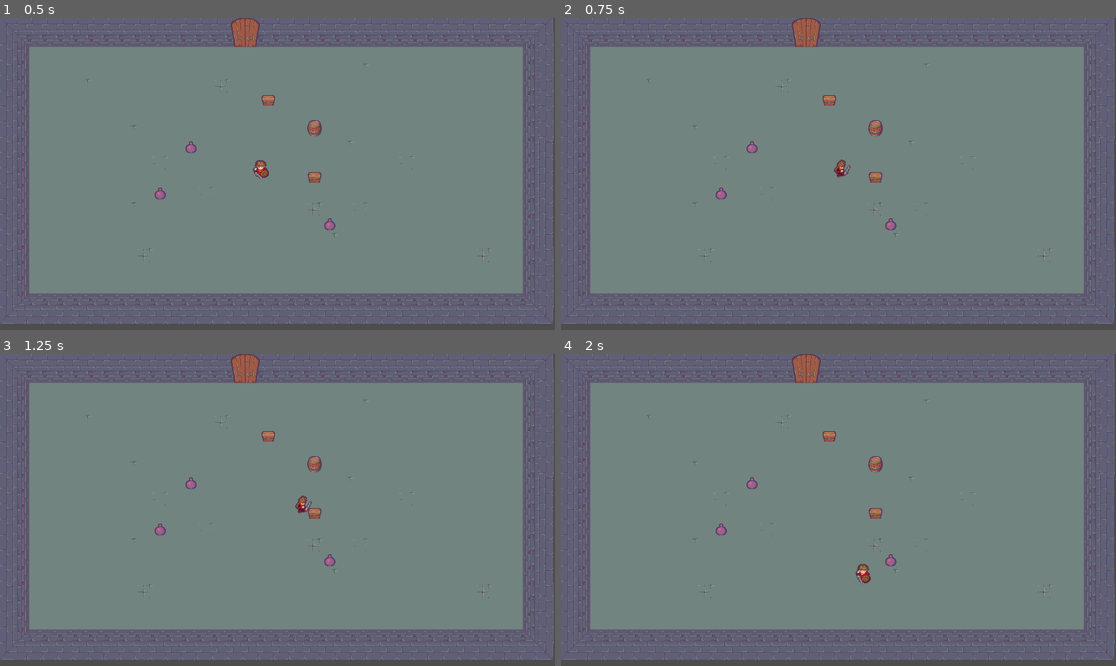
Above: before the commit, frames 1-4 (two rows, left to right).
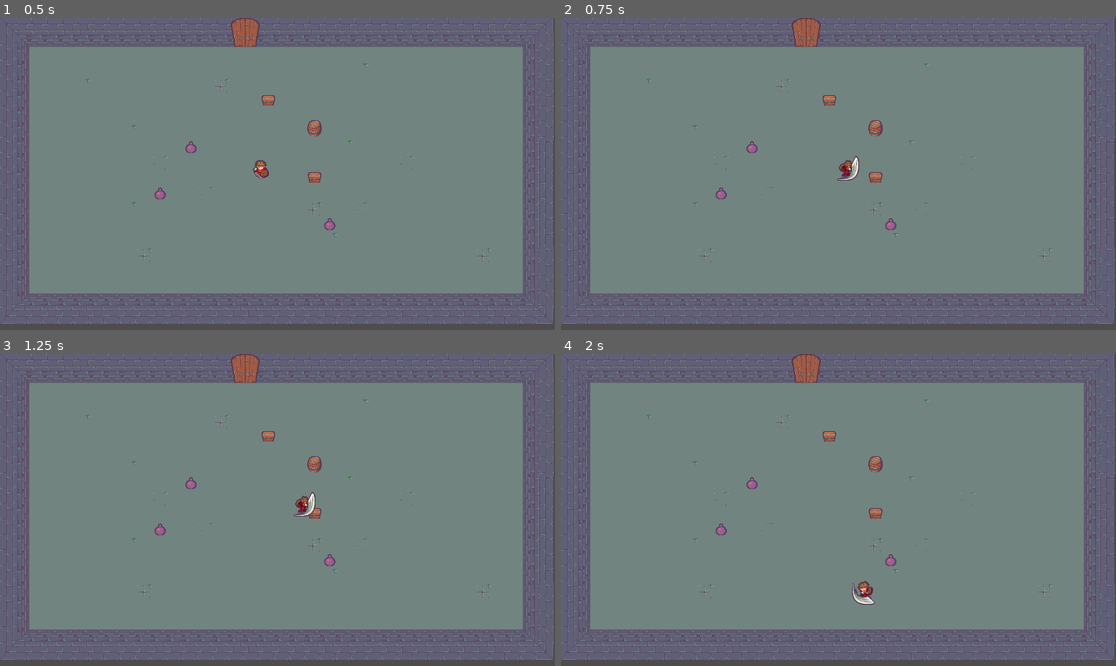
Above: after the commit, the same moments.

Repository: Cielight0/ZeldIsaac
Game: Godot game, scene res://Scenes/Levels/level.tscn
The game is run twice, just before and just after one commit, with the same random seed, the same clock (stepped at 60 frames per second) and the same inputs.
Inputs:
- Up to frame 1 (0.5 s): no input
- Up to frame 2 (0.75 s): tap Enter (ui_accept) at 0.5, 0.6 s; hold Right (ui_right) from 0.53 s (still down)
- Up to frame 3 (1.25 s): keep holding Right (ui_right); tap Enter (ui_accept) at 0.77, 1.07 s
- Up to frame 4 (2 s): release Right (ui_right) at 1.28 s; hold Down (ui_down) from 1.28 s (still down); tap Enter (ui_accept) at 1.35, 1.52, 1.82 s

Frame 1 is identical in both runs. In frame 2, 0.2% of the frame differs, in the area x 49-54%, y 44-53%; in frame 3, 0.2%; in frame 4, 0.3%, in the area x 52-57%, y 67-81%.

Commit message:
attack animation added

Diff:
--- a/Scenes/Characters/Character.gd
+++ b/Scenes/Characters/Character.gd
@@ -1,12 +1,27 @@
 extends CharacterBody2D
 
-@export var speed = 200
+@export var speed = 250
 @export var friction = 1
 @export var acceleration = 1
 @onready var animated_sprite = get_node("AnimatedPlayer")
 
+var moving_direction := Vector2.ZERO
+var facing_direction := Vector2.DOWN
+
+var is_attacking :bool = false
+var is_moving :bool = false
+var is_idleing :bool = true
+
+var dir_dict : Dictionary = {
+	"Left": Vector2.LEFT,
+	"Right": Vector2.RIGHT,
+	"Up": Vector2.UP,
+	"Down": Vector2.DOWN
+}
+
 func get_input():
 	var input = Vector2()
+	#bool isAttacking = false
 	if Input.is_action_pressed('ui_right'):
 		input.x+= 1
 	if Input.is_action_pressed('ui_left'):
@@ -15,23 +30,50 @@
 		input.y+= 1
 	if Input.is_action_pressed('ui_up'):
 		input.y-= 1
+	if Input.is_action_just_pressed('ui_accept'):
+		is_attacking = true
+		print("attack")
 	return input
 
+func _find_dir_name(dir: Vector2) -> String:
+	var dir_values_array = dir_dict.values()
+	var dir_index = dir_values_array.find(dir)
+	if dir_index ==-1:
+		return ""
+
+	var dir_keys_array = dir_dict.keys()
+	var dir_keys = dir_keys_array[dir_index]
+
+	return dir_keys
 
 func _physics_process(_delta):
-	var direction = get_input()
-	if direction.length() > 0:
-		velocity = velocity.lerp(direction.normalized() * speed, acceleration)
-		print(direction)
-		if direction==Vector2(0,1):
-			animated_sprite.play("MoveDown")
-		if direction==Vector2(0,-1):
-			animated_sprite.play("MoveUp")
-		if direction==Vector2(1,0):
-			animated_sprite.play("MoveRight")
-		if direction==Vector2(-1,0):
-			animated_sprite.play("MoveLeft")
+	var moving_direction = get_input()
+	if moving_direction != Vector2.ZERO:
+		facing_direction = moving_direction
+
+	var dir_name = _find_dir_name(facing_direction)
+	#Attack animations
+	if is_attacking == true:
+		is_idleing = false
+		animated_sprite.play("Attack"+dir_name)
+	#Idle animation
+	else:
+		if moving_direction == Vector2.ZERO:
+			is_idleing = true
+			animated_sprite.stop()
+		else:
+			is_moving= true
+			animated_sprite.play("Move"+dir_name)
+
+	#moves animation
+	if moving_direction.length() > 0:
+		velocity = velocity.lerp(moving_direction.normalized() * speed, acceleration)
 	else:
 		velocity = velocity.lerp(Vector2.ZERO, friction)
-		animated_sprite.stop()
+
 	move_and_slide()
+
+func _on_animated_player_animation_finished():
+	if "Attack".is_subsequence_of(animated_sprite.get_animation()):
+		is_attacking=false
+		print("attackfinish")
--- a/Scenes/Characters/character.tscn
+++ b/Scenes/Characters/character.tscn
@@ -1,8 +1,72 @@
-[gd_scene load_steps=21 format=3 uid="uid://ccxu5q6i2hr5e"]
+[gd_scene load_steps=37 format=3 uid="uid://ccxu5q6i2hr5e"]
 
 [ext_resource type="Script" path="res://Scenes/Characters/Character.gd" id="1_rwfvd"]
 [ext_resource type="Texture2D" uid="uid://nbknjjq27xnn" path="res://assets/Character_SpriteSheet.png" id="2_t4wer"]
 
+[sub_resource type="AtlasTexture" id="AtlasTexture_3bdlg"]
+atlas = ExtResource("2_t4wer")
+region = Rect2(256, 0, 64, 64)
+
+[sub_resource type="AtlasTexture" id="AtlasTexture_brfdc"]
+atlas = ExtResource("2_t4wer")
+region = Rect2(320, 0, 64, 64)
+
+[sub_resource type="AtlasTexture" id="AtlasTexture_6uyj6"]
+atlas = ExtResource("2_t4wer")
+region = Rect2(384, 0, 64, 64)
+
+[sub_resource type="AtlasTexture" id="AtlasTexture_xvqhn"]
+atlas = ExtResource("2_t4wer")
+region = Rect2(448, 0, 64, 64)
+
+[sub_resource type="AtlasTexture" id="AtlasTexture_x0org"]
+atlas = ExtResource("2_t4wer")
+region = Rect2(256, 192, 64, 64)
+
+[sub_resource type="AtlasTexture" id="AtlasTexture_cm3bs"]
+atlas = ExtResource("2_t4wer")
+region = Rect2(320, 192, 64, 64)
+
+[sub_resource type="AtlasTexture" id="AtlasTexture_v7djt"]
+atlas = ExtResource("2_t4wer")
+region = Rect2(384, 192, 64, 64)
+
+[sub_resource type="AtlasTexture" id="AtlasTexture_r3lrf"]
+atlas = ExtResource("2_t4wer")
+region = Rect2(448, 192, 64, 64)
+
+[sub_resource type="AtlasTexture" id="AtlasTexture_irnnt"]
+atlas = ExtResource("2_t4wer")
+region = Rect2(256, 128, 64, 64)
+
+[sub_resource type="AtlasTexture" id="AtlasTexture_vv3hx"]
+atlas = ExtResource("2_t4wer")
+region = Rect2(320, 128, 64, 64)
+
+[sub_resource type="AtlasTexture" id="AtlasTexture_rwk5j"]
+atlas = ExtResource("2_t4wer")
+region = Rect2(384, 128, 64, 64)
+
+[sub_resource type="AtlasTexture" id="AtlasTexture_7eyvi"]
+atlas = ExtResource("2_t4wer")
+region = Rect2(448, 128, 64, 64)
+
+[sub_resource type="AtlasTexture" id="AtlasTexture_min8f"]
+atlas = ExtResource("2_t4wer")
+region = Rect2(256, 64, 64, 64)
+
+[sub_resource type="AtlasTexture" id="AtlasTexture_1pwyc"]
+atlas = ExtResource("2_t4wer")
+region = Rect2(320, 64, 64, 64)
+
+[sub_resource type="AtlasTexture" id="AtlasTexture_cgfhx"]
+atlas = ExtResource("2_t4wer")
+region = Rect2(384, 64, 64, 64)
+
+[sub_resource type="AtlasTexture" id="AtlasTexture_ejgjr"]
+atlas = ExtResource("2_t4wer")
+region = Rect2(448, 64, 64, 64)
+
 [sub_resource type="AtlasTexture" id="AtlasTexture_ui3w4"]
 atlas = ExtResource("2_t4wer")
 region = Rect2(0, 0, 64, 64)
@@ -69,6 +133,74 @@
 
 [sub_resource type="SpriteFrames" id="SpriteFrames_675jy"]
 animations = [{
+"frames": [{
+"duration": 1.0,
+"texture": SubResource("AtlasTexture_3bdlg")
+}, {
+"duration": 1.0,
+"texture": SubResource("AtlasTexture_brfdc")
+}, {
+"duration": 1.0,
+"texture": SubResource("AtlasTexture_6uyj6")
+}, {
+"duration": 1.0,
+"texture": SubResource("AtlasTexture_xvqhn")
+}],
+"loop": false,
+"name": &"AttackDown",
+"speed": 12.0
+}, {
+"frames": [{
+"duration": 1.0,
+"texture": SubResource("AtlasTexture_x0org")
+}, {
+"duration": 1.0,
+"texture": SubResource("AtlasTexture_cm3bs")
+}, {
+"duration": 1.0,
+"texture": SubResource("AtlasTexture_v7djt")
+}, {
+"duration": 1.0,
+"texture": SubResource("AtlasTexture_r3lrf")
+}],
+"loop": false,
+"name": &"AttackLeft",
+"speed": 12.0
+}, {
+"frames": [{
+"duration": 1.0,
+"texture": SubResource("AtlasTexture_irnnt")
+}, {
+"duration": 1.0,
+"texture": SubResource("AtlasTexture_vv3hx")
+}, {
+"duration": 1.0,
+"texture": SubResource("AtlasTexture_rwk5j")
+}, {
+"duration": 1.0,
+"texture": SubResource("AtlasTexture_7eyvi")
+}],
+"loop": false,
+"name": &"AttackRight",
+"speed": 12.0
+}, {
+"frames": [{
+"duration": 1.0,
+"texture": SubResource("AtlasTexture_min8f")
+}, {
+"duration": 1.0,
+"texture": SubResource("AtlasTexture_1pwyc")
+}, {
+"duration": 1.0,
+"texture": SubResource("AtlasTexture_cgfhx")
+}, {
+"duration": 1.0,
+"texture": SubResource("AtlasTexture_ejgjr")
+}],
+"loop": false,
+"name": &"AttackUp",
+"speed": 12.0
+}, {
 "frames": [{
 "duration": 1.0,
 "texture": SubResource("AtlasTexture_ui3w4")
@@ -146,9 +278,11 @@
 
 [node name="AnimatedPlayer" type="AnimatedSprite2D" parent="."]
 sprite_frames = SubResource("SpriteFrames_675jy")
-animation = &"MoveDown"
+animation = &"AttackDown"
 
 [node name="CollisionShape2D" type="CollisionShape2D" parent="."]
 shape = SubResource("CapsuleShape2D_n7k3u")
 one_way_collision_margin = 0.0
 debug_color = Color(0.866667, 0, 0.858824, 0.419608)
+
+[connection signal="animation_finished" from="AnimatedPlayer" to="." method="_on_animated_player_animation_finished"]
